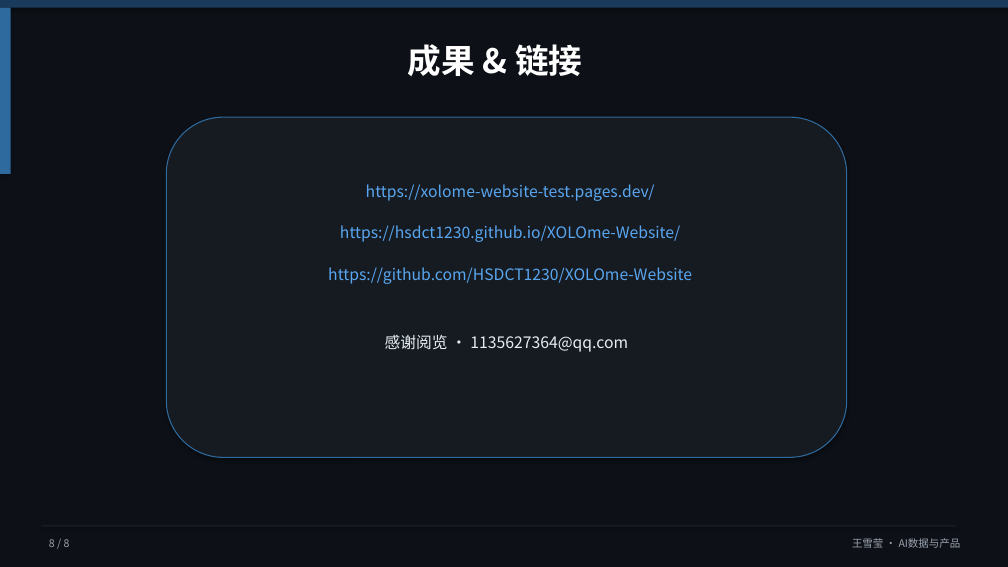
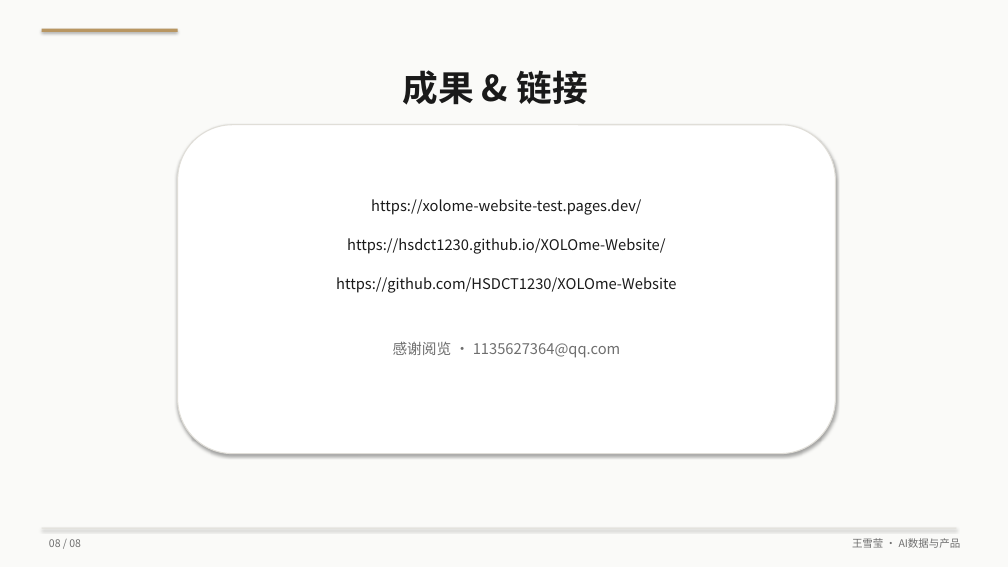
Before and after one commit to HSDCT1230/hsdct, a slide deck: slide 8 of portfolio/xolome-portfolio.pptx. Drawn at 1008x567 pixels with LibreOffice and Linux fonts; fonts in the diff are those of the drawing. Boxes give left, top, right and bottom in pixels: in the first picture for what was removed or moved away, otherwise in the second. Text is boxed around its words. In the diff, an @@ line names an element or a change of style, - is before the commit and + after.

```diff
--- a/portfolio/xolome-portfolio.pptx
+++ b/portfolio/xolome-portfolio.pptx
@@ background #0D1117 to #FAFAF8 @@
@@ rectangle at [0, 0, 1008, 567]: fill #0D1117 to #FAFAF8 @@
@@ rectangle removed at [0, 0, 1008, 8] @@
@@ rectangle removed at [0, 8, 11, 174] @@
@@ rectangle added at [42, 29, 178, 32], fill #B89662 @@
@@ text "成果 & 链接": place and size @@
-text "成果 & 链接" at [408, 44, 582, 76]
+text "成果 & 链接" at [403, 70, 587, 105]
@@ text "成果 & 链接" at [403, 70, 587, 105]: size 32 to 34 pt, text colour #FFFFFF to #1A1A1A @@
@@ rounded rectangle: place and size @@
-rounded rectangle at [166, 117, 847, 457]
+rounded rectangle at [178, 125, 836, 454]
@@ rounded rectangle at [178, 125, 836, 454]: fill #161B22 to #FFFFFF; outline #2E6A9E 1 pt to #E0DED8 1 pt @@
@@ text "https://xolome-website-test.pages.dev/": place and size @@
-text "https://xolome-website-test.pages.dev/" at [366, 184, 655, 201]
+text "https://xolome-website-test.pages.dev/" at [371, 199, 641, 215]
@@ text "https://xolome-website-test.pages.dev/" at [371, 199, 641, 215]: size 15 to 14 pt, text colour #59A6F0 to #1A1A1A @@
@@ text at [347, 238, 665, 254]: text changed; size 15 to 14 pt; text colour #59A6F0 to #1A1A1A @@
-https://github.com/HSDCT1230/XOLOme-Website
+https://hsdct1230.github.io/XOLOme-Website/
@@ text at [336, 277, 676, 293]: text changed; size 15 to 14 pt; text colour #59A6F0 to #1A1A1A @@
-https://hsdct1230.github.io/XOLOme-Website/
+https://github.com/HSDCT1230/XOLOme-Website
@@ text "感谢阅览 · 1135627364@qq.com": place and size @@
-text "感谢阅览 · 1135627364@qq.com" at [385, 335, 628, 352]
+text "感谢阅览 · 1135627364@qq.com" at [393, 341, 621, 358]
@@ text "感谢阅览 · 1135627364@qq.com" at [393, 341, 621, 358]: size 15 to 14 pt, text colour #E6EDF3 to #6E6E6E @@
@@ rectangle at [42, 528, 957, 529]: fill #1C2430 to #E0DED8 @@
@@ text removed at [49, 539, 70, 547] @@
-8 / 8
@@ text added at [49, 539, 81, 547], 10 pt, text #6E6E6E @@
+08 / 08
@@ text "王雪莹 · AI数据与产品" at [852, 538, 961, 548]: text colour #9CA3AF to #6E6E6E @@
```
Also in this commit, not shown: 7 other slides changed, 1 other file.
